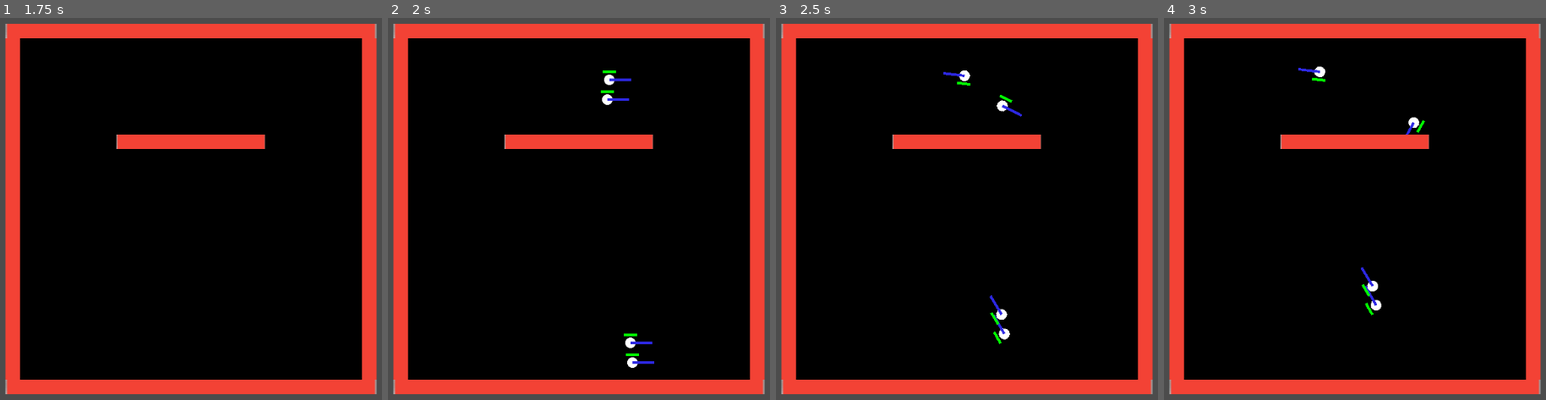
Above: before the commit, frames 1-4 (left to right).
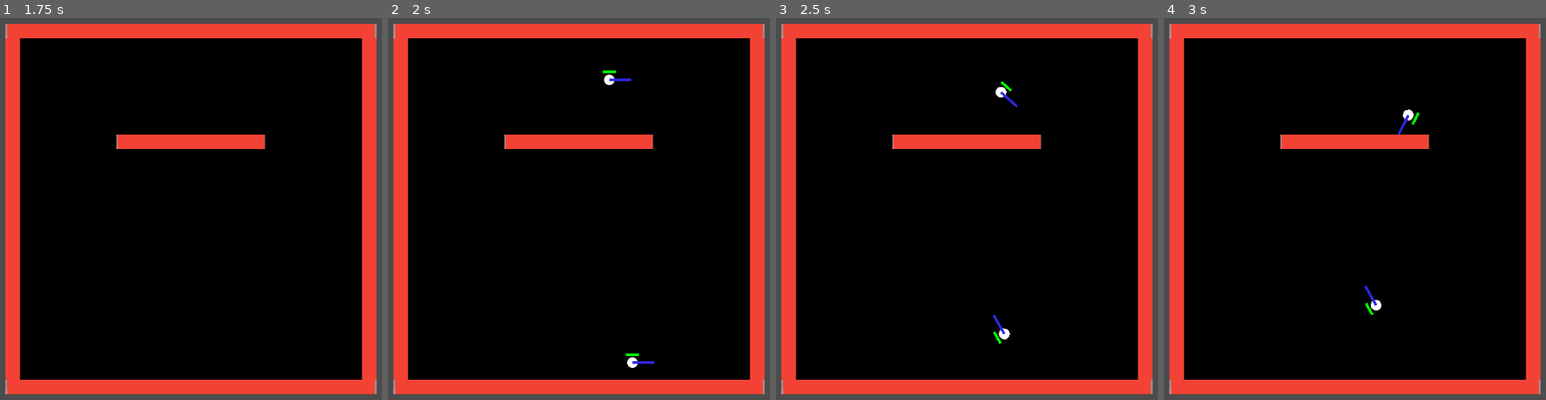
Above: after the commit, the same moments.

Repository: sisipun/CybersportManager
Game: Godot game, scene res://script/ui.tscn
The game is run twice, just before and just after one commit, with the same random seed, the same clock (stepped at 60 frames per second) and the same inputs.
Inputs (mouse positions are in pixels of both pictures, inside the frame that each line leads up to):
- Up to frame 1 (1.75 s): tap Enter at 0.5 s; click (191, 209) at 0.67 s; tap Space at 1.25 s; move the mouse to (57, 228) at 1.27 s; click (57, 228) at 1.42 s
- Up to frame 2 (2 s): no input
- Up to frame 3 (2.5 s): move the mouse to (1035, 121) at 2.02 s; click (1035, 121) at 2.17 s
- Up to frame 4 (3 s): move the mouse to (1320, 289) at 2.77 s; click (1320, 289) at 2.92 s

Frame 1 is identical in both runs. In frame 2, 0.3% of the frame differs, in the area x 55-70%, y 18-87%; in frame 3, 0.5%, in the area x 43-65%, y 13-81%; in frame 4, 0.5%.

Commit message:
stop shooting when can't see enemy

Diff:
--- a/game/script/base/match/player/base_player.gd
+++ b/game/script/base/match/player/base_player.gd
@@ -3,12 +3,13 @@
 
 
 signal navigation_finished
-signal player_detected(player)
+signal detected(bodies)
 signal hitted(hitter)
 signal dead(killer)
 
 
 export (NodePath) onready var _navigation_agent = get_node(_navigation_agent) as NavigationAgent2D
+# [CD] BasePlayerVision
 export (NodePath) onready var _vision = get_node(_vision) as RayCast2D
 export (NodePath) onready var _health_bar = get_node(_health_bar) as HealthBar
 
@@ -22,7 +23,7 @@
 
 
 func _ready() -> void:
-	assert(_vision.connect("player_detected", self, "_on_player_detected") == OK)
+	assert(_vision.connect("detected", self, "_on_detected") == OK)
 	assert(_navigation_agent.connect("navigation_finished", self, "_on_navigation_finished") == OK)
 	_health_bar.init(_max_health)
 	health = _max_health
@@ -45,8 +46,8 @@
 	self.health = _max_health
 
 
-func to_map_coordinates(global_position: Vector2) -> Vector2:
-	return get_parent().to_local(global_position)
+func can_see(body: KinematicBody2D) -> bool:
+	return _vision.can_see(body)
 
 
 func move_to(target: Vector2) -> void:
@@ -56,6 +57,7 @@
 func rotate_to(delta: float, target: Vector2) -> void:
 	var angle_delta: float = delta * _max_rotation_speed
 	var angle: float = (target - position).angle()
+	print(angle)
 	rotation = clamp(lerp_angle(rotation, angle, 1), rotation - angle_delta, rotation + angle_delta)
 
 
@@ -77,9 +79,8 @@
 	_health_bar.value = health
 
 
-# TODO [CD] BasePlayer
-func _on_player_detected(player: KinematicBody2D) -> void:
-	emit_signal("player_detected", player)
+func _on_detected(bodies: Array) -> void:
+	emit_signal("detected", bodies)
 
 
 func _on_navigation_finished() -> void:
--- a/game/script/base/match/player/base_player.tscn
+++ b/game/script/base/match/player/base_player.tscn
@@ -32,6 +32,7 @@
 max_speed = 100.0
 
 [node name="Vision" type="RayCast2D" parent="."]
+enabled = true
 cast_to = Vector2( 2000, 0 )
 script = ExtResource( 3 )
 
--- a/game/script/base/match/player/base_player_controller.gd
+++ b/game/script/base/match/player/base_player_controller.gd
@@ -29,7 +29,7 @@
 	_player.init(team, index)
 	_current_match.map.spawn_player(_player)
 
-	assert(_player.connect("player_detected", self, "_on_player_player_detected") == OK)
+	assert(_player.connect("detected", self, "_on_player_detected") == OK)
 	assert(_player.connect("dead", self, "_on_player_dead") == OK)
 	assert(_player.connect("hitted", self, "_on_player_hitted") == OK)
 
@@ -80,7 +80,7 @@
 	emit_signal("player_dead")
 
 
-func _on_player_player_detected(_detected_player: BasePlayer) -> void:
+func _on_player_detected(_bodies: Array) -> void:
 	pass
 
 
--- a/game/script/base/match/player/base_player_vision.gd
+++ b/game/script/base/match/player/base_player_vision.gd
@@ -2,28 +2,49 @@
 extends RayCast2D
 
 
-signal player_detected(player)
+signal detected(bodies)
 
 
 export (float) var _cone_of_vision_degrees: float = 100.0
-export (int) var _rays_count: int = 10
-
+export (int) var _rays_count: int = 50
 
 var _direction: Vector2 = cast_to
+var _last_detected_bodies = []
 
 
 func _physics_process(_delta: float) -> void:
 	var cone_of_vision_step: float = _cone_of_vision_degrees / (_rays_count - 1.0)
 	var align_index: float = (_rays_count - 1.0) / 2.0
 
+	var bodies: Array = []
 	for i in range(_rays_count):
 		var current_cone_of_vision_angle: float = deg2rad((i - align_index) * cone_of_vision_step)
 		var current_cast_to_vector: Vector2 = _direction.rotated(current_cone_of_vision_angle)
 		cast_to = current_cast_to_vector
 		force_raycast_update()
 
-		if is_colliding() and get_collider() is BasePlayer:
-			emit_signal("player_detected", get_collider())
-			break
+		if is_colliding() and not bodies.has(get_collider()):
+			# TODO maybe remove later
+			if get_collider() is BasePlayer:
+				bodies.append(get_collider())
+
+	if not is_equals_ignore_order(_last_detected_bodies, bodies):
+		_last_detected_bodies = bodies
+		emit_signal("detected", bodies)
 
 	cast_to = _direction
+
+
+func can_see(body: KinematicBody2D) -> bool:
+	return _last_detected_bodies.has(body)
+
+
+func is_equals_ignore_order(first: Array, second: Array) -> bool:
+	if first.size() != second.size():
+		return false
+
+	for element in first:
+		if not second.has(element):
+			return false
+
+	return true
--- a/game/script/base/match/player/command/base_player_command.gd
+++ b/game/script/base/match/player/command/base_player_command.gd
@@ -7,31 +7,31 @@
 
 var _player: BasePlayer
 var _current_match: BaseMatch
-var _finished: bool
-var _arguments: Array
+var finished: bool
+var arguments: Array
 
 
 func _init(
 	player: BasePlayer,
 	current_match: BaseMatch,
-	arguments: Array
+	_arguments: Array
 ) -> void:
 	self._player = player
 	self._current_match = current_match
-	self._arguments = arguments
-	self._finished = true
+	self.arguments = _arguments
+	self.finished = true
 
 
 func is_valid() -> bool:
-	return not _finished
+	return not finished
 
 
 func start() -> void:
-	_finished = false
+	finished = false
 
 
 func stop() -> void:
-	_finished = true
+	finished = true
 
 
 func finish() -> void:
--- a/game/script/tactical_fps/match/player/command/attack_target_player_command.gd
+++ b/game/script/tactical_fps/match/player/command/attack_target_player_command.gd
@@ -23,7 +23,7 @@
 		finish()
 		return
 
-	var target: Vector2 = _arguments[0]
+	var target: Vector2 = arguments[0]
 	_player.move_to(target)
 	yield(_player, "navigation_finished")
 
--- a/game/script/tactical_fps/match/player/command/defend_target_player_command.gd
+++ b/game/script/tactical_fps/match/player/command/defend_target_player_command.gd
@@ -23,7 +23,7 @@
 		finish()
 		return
 
-	var target: Vector2 = _arguments[0]
+	var target: Vector2 = arguments[0]
 	_player.move_to(target)
 	yield(_player, "navigation_finished")
 
--- a/game/script/tactical_fps/match/player/command/shoot_player_command.gd
+++ b/game/script/tactical_fps/match/player/command/shoot_player_command.gd
@@ -11,12 +11,13 @@
 
 
 func is_valid() -> bool:
-	var target: BasePlayer = _arguments[0]
+	var target: BasePlayer = arguments[0]
 	return (
 		.is_valid()
 		and is_instance_valid(_player)
 		and is_instance_valid(target)
 		and is_instance_valid(_player.weapon)
+		and _player.can_see(target)
 	)
 
 
@@ -27,9 +28,8 @@
 		return
 
 	_player.stop()
-	var target: BasePlayer = _arguments[0]
-	var rotation_finished: bool = false
-	while is_valid() and not rotation_finished:
+	var target: BasePlayer = arguments[0]
+	while is_valid():
 		var delta: float = _current_match.get_process_delta_time()
 		_player.rotate_to(delta, target.position)
 		_player.shoot()
--- a/game/script/tactical_fps/match/player/tactical_fps_player_controller.gd
+++ b/game/script/tactical_fps/match/player/tactical_fps_player_controller.gd
@@ -20,14 +20,20 @@
 
 
 func _on_player_hitted(hitter: BasePlayer) -> void:
-	_on_player_player_detected(hitter)
+	_on_player_detected([hitter])
 
 
-func _on_player_player_detected(detected_player: BasePlayer) -> void:
-	if detected_player.team != team:
-		_on_enemy_detected(detected_player)
+func _on_player_detected(bodies: Array) -> void:
+	var enemies: Array = []
+	for body in bodies:
+		if body.team != team:
+			enemies.append(body)
+
+	_on_enemy_detected(enemies)
 
 
-func _on_enemy_detected(enemy: BasePlayer) -> void:
-	if not is_dead() and not (_current_command is ShootPlayerCommand):
-		_start_command(ShootPlayerCommand.new(_player, _current_match, [enemy]))
+func _on_enemy_detected(enemies: Array) -> void:
+	if not is_dead():
+		if not (_current_command is ShootPlayerCommand):
+			if enemies.size() > 0:
+				_start_command(ShootPlayerCommand.new(_player, _current_match, [enemies[0]]))
--- a/game/script/tactical_fps/match/tactical_fps_match.gd
+++ b/game/script/tactical_fps/match/tactical_fps_match.gd
@@ -45,7 +45,7 @@
 	_end_round_timer.wait_time = _end_round_delay
 	_end_round_timer.connect("timeout", self, "_on_end_round_timer_timeout")
 
-	init(TacticalFpsTeam.Side.values(), 2)
+	init(TacticalFpsTeam.Side.values(), 1)
 	start()
 
 
--- a/game/script/tactical_fps/match/weapon/instance/tactica_fps_weapon_ak47.tscn
+++ b/game/script/tactical_fps/match/weapon/instance/tactica_fps_weapon_ak47.tscn
@@ -7,11 +7,5 @@
 scale = Vector2( 0.4, 0.3 )
 texture = ExtResource( 2 )
 
-[node name="BulletSpawnPoint" parent="." index="0"]
-position = Vector2( 41, 0 )
-
 [node name="PlayerAttachPoint" parent="." index="1"]
 position = Vector2( -41, 0 )
-
-[node name="Ray" parent="." index="2"]
-position = Vector2( 41, 0 )
